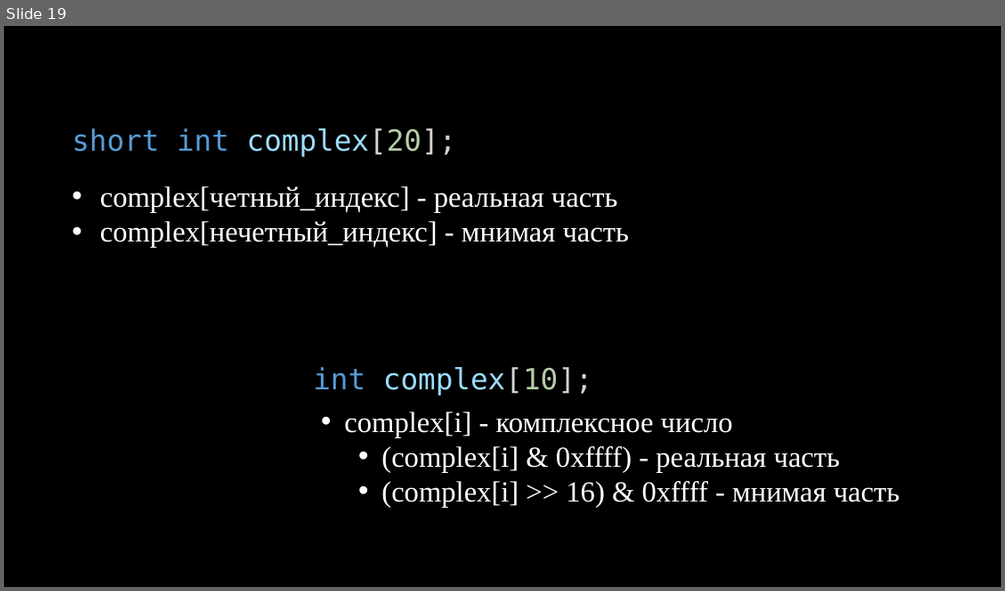
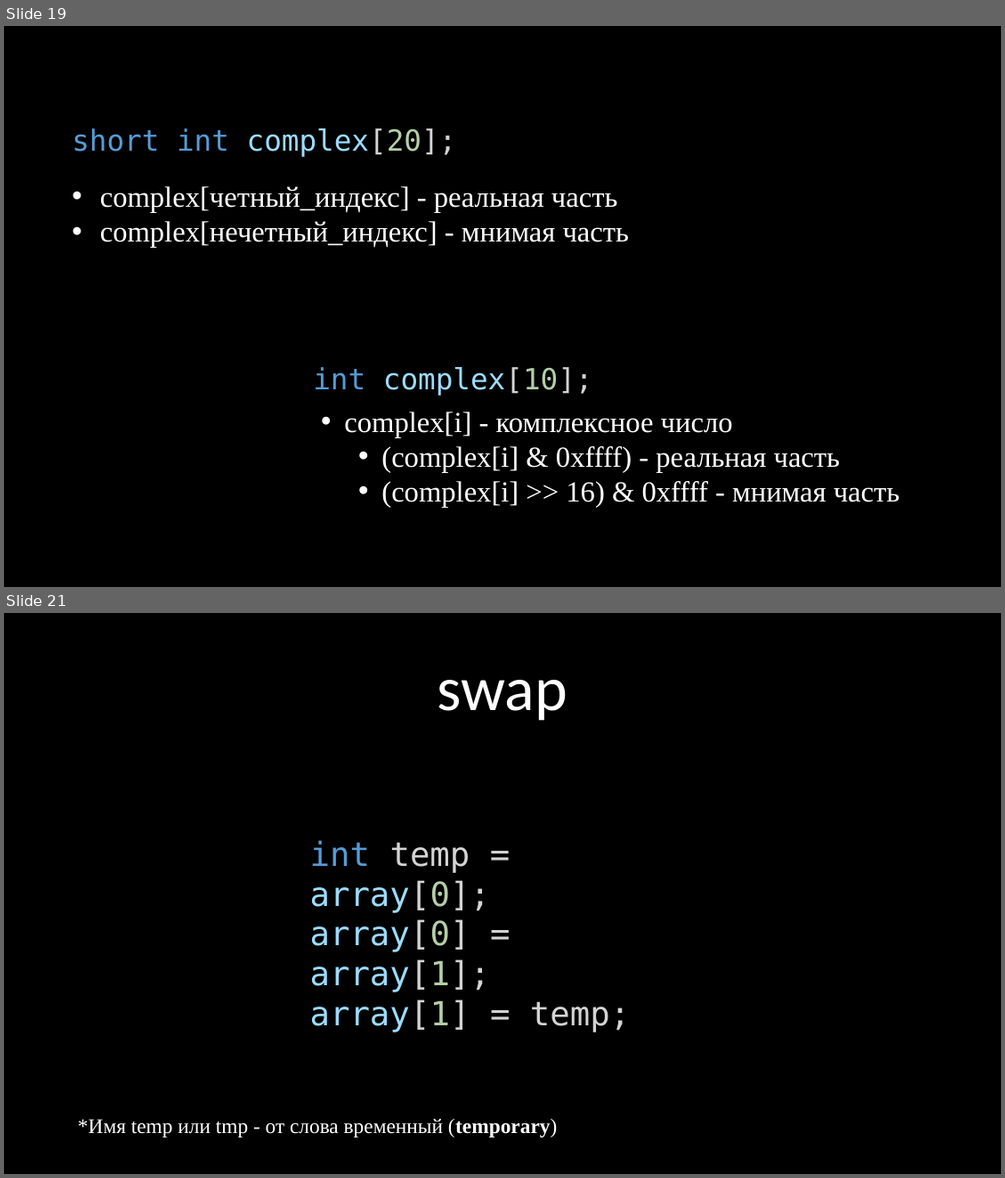
Before and after one commit to kruffka/C-Programming, a slide deck: 5_arrays/5_arrays.pptx. Shown one above the other, each under a label of ours: slide 19 before the commit, slides 19 and 21 after it; the slides between them are not shown. The pictures are 1005x591 and 1005x1178 pixels, drawn with LibreOffice and Linux fonts; fonts in the diff are those of the drawing. Boxes give left, top, right and bottom in pixels: in the first picture for what was removed or moved away, otherwise in the second. Text is boxed around its words. In the diff, an @@ line names an element or a change of style, - is before the commit and + after.

Commit message:
Update pdf and pptx arrays

```diff
--- a/5_arrays/5_arrays.pptx
+++ b/5_arrays/5_arrays.pptx
@@ slide 21 added at (4,613,1001,1174), background #000000 @@
@@ text added at (437,680,568,721), 60 pt, text #FFFFFF @@
+swap
@@ text added at (310,840,630,1032), 32 pt, text #D4D4D4 @@
+int temp = array[0];
+array[0] = array[1];
+array[1] = temp;
@@ text added at (78,1119,557,1137), 20 pt, text #FFFFFF @@
+*Имя temp или tmp - от слова временный (temporary)
```
Also in this commit, not shown: 23 other slides added, 1 slide removed, 6 other files.
